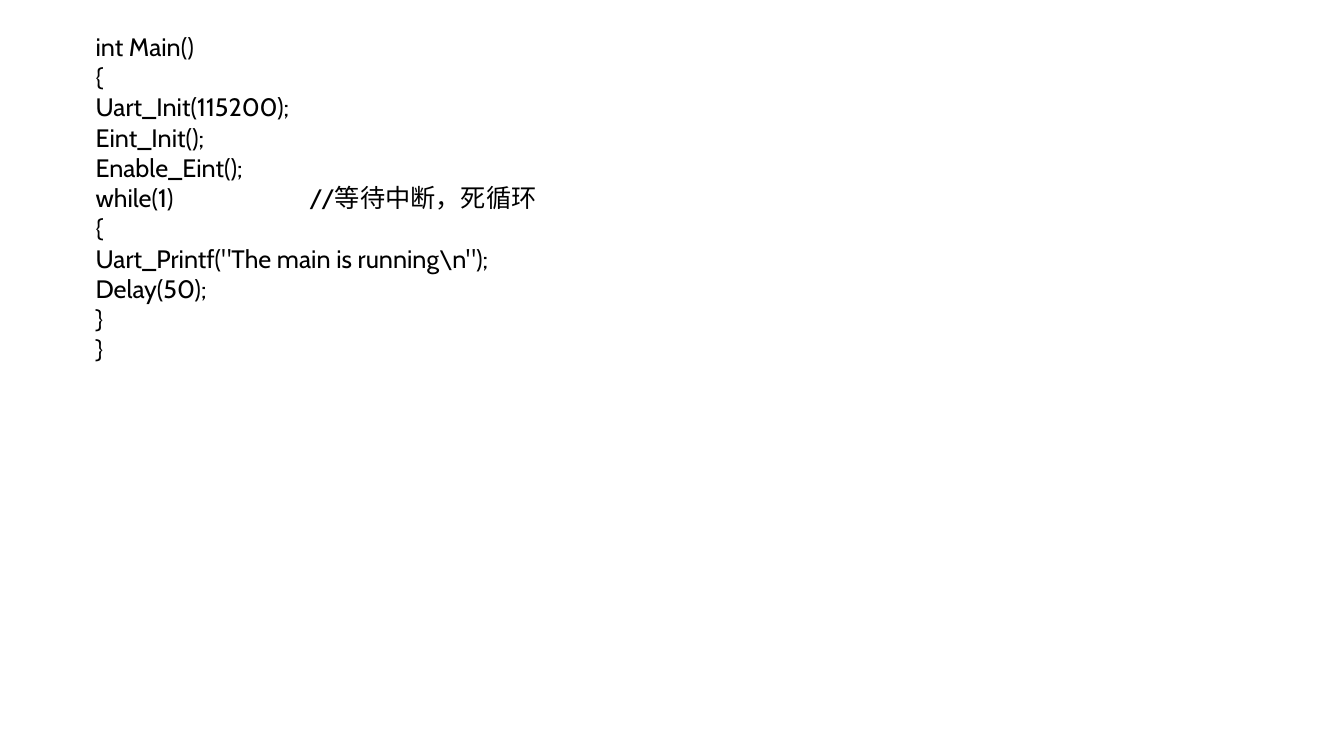
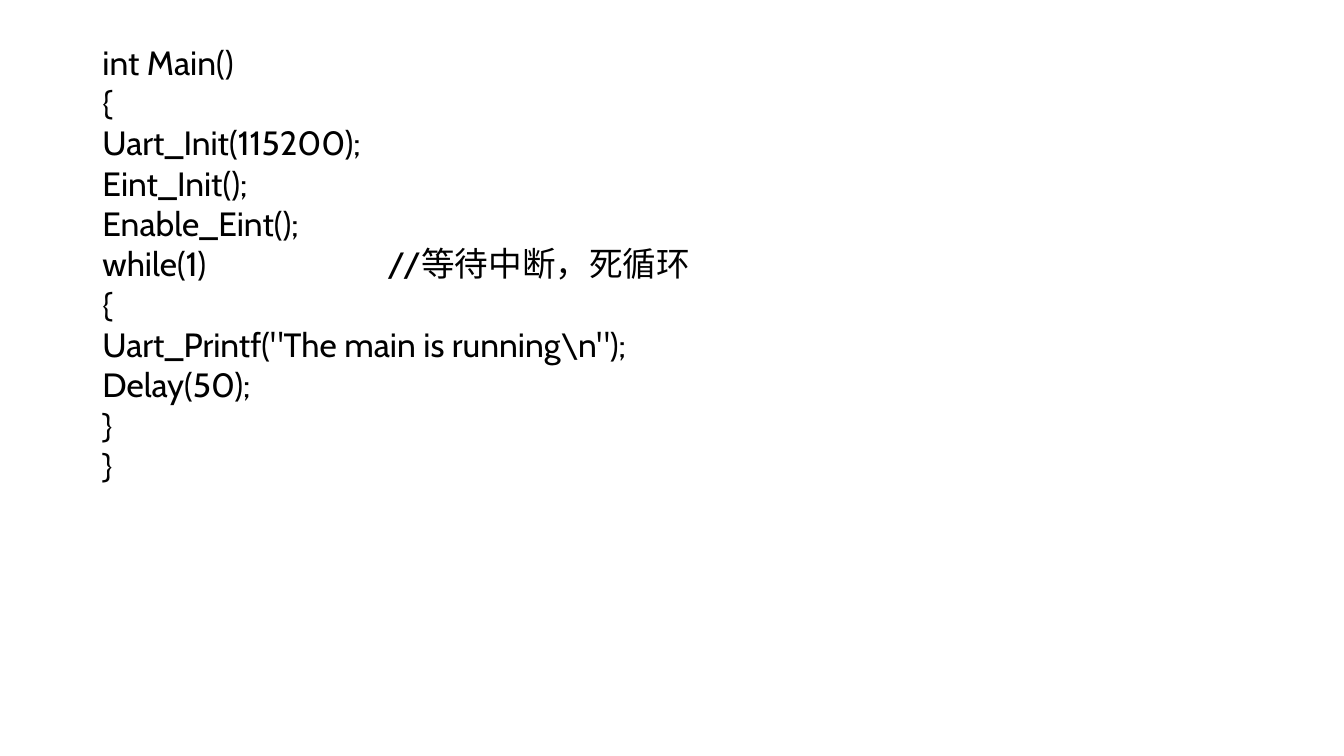
Before and after one commit to Chencao0928/ARM, a slide deck: slide 111 of 第6章 基于S3C2410的硬件结构与接口编程/第6章 基于S3C2410的硬件结构与接口编程.pptx. Drawn at 1344x756 pixels with LibreOffice and Linux fonts; fonts in the diff are those of the drawing; background and template pictures are left out. Boxes give left, top, right and bottom in pixels: in the first picture for what was removed or moved away, otherwise in the second. Text is boxed around its words. In the diff, an @@ line names an element or a change of style, - is before the commit and + after.

```diff
--- a/第6章 基于S3C2410的硬件结构与接口编程/第6章 基于S3C2410的硬件结构与接口编程.pptx
+++ b/第6章 基于S3C2410的硬件结构与接口编程/第6章 基于S3C2410的硬件结构与接口编程.pptx
@@ text "int Main()": place and size @@
-text "int Main()" at (96, 37, 536, 304)
+text "int Main()" at (102, 49, 690, 405)
@@ text "int Main()" at (102, 49, 690, 405): size 18 to 24 pt @@
```
Also in this commit, not shown: 40 other slides changed, 1 slide added, 1 slide removed.
